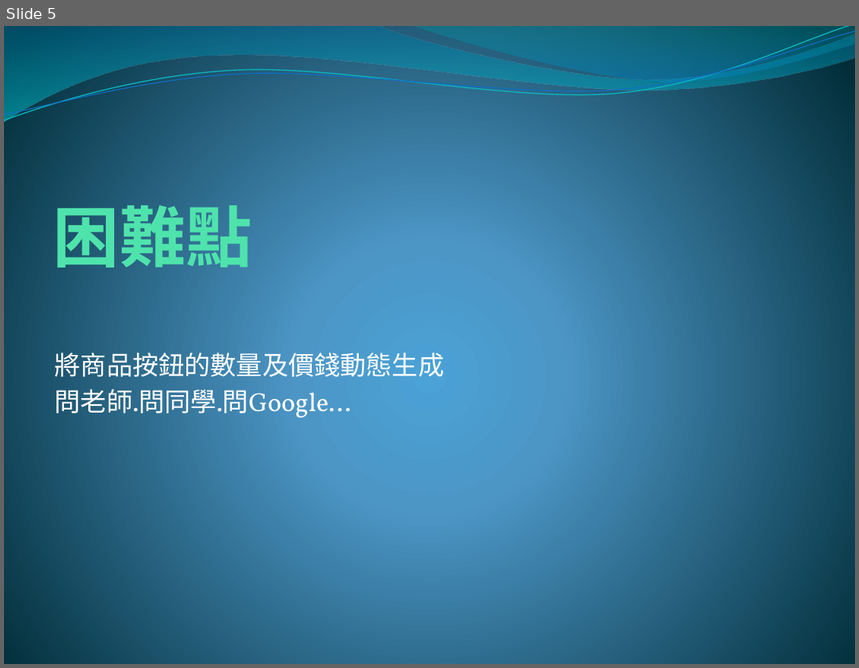
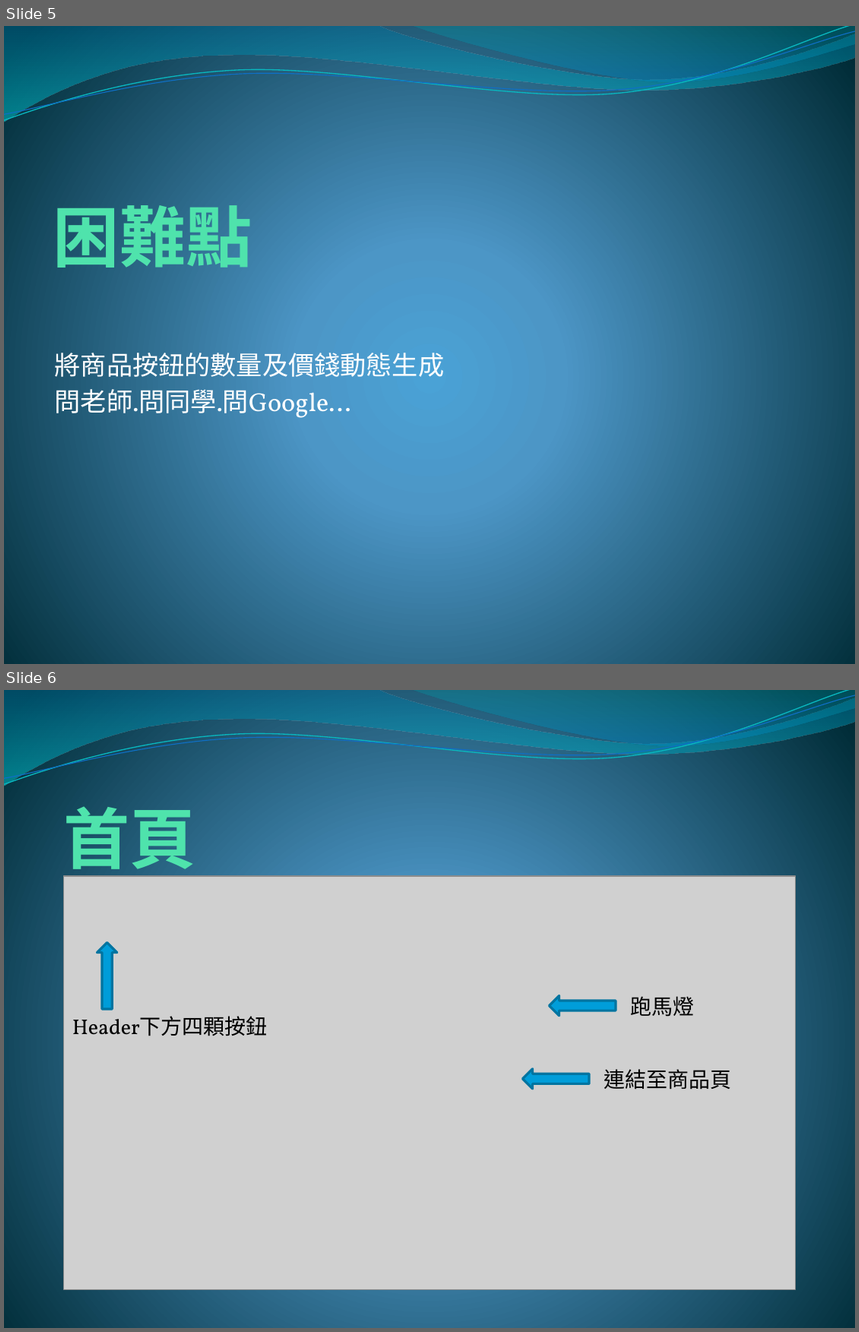
Before and after one commit to Youngdi/shopcar, a slide deck: 海鮮訂購網站.pptx. Shown one above the other, each under a label of ours: slide 5 before the commit, slides 5 and 6 after it. The pictures are 859x668 and 859x1332 pixels, drawn with LibreOffice and Linux fonts; fonts in the diff are those of the drawing; grey boxes stand for pictures. Boxes give left, top, right and bottom in pixels: in the first picture for what was removed or moved away, otherwise in the second. Text is boxed around its words. In the diff, an @@ line names an element or a change of style, - is before the commit and + after.

```diff
--- a/海鮮訂購網站.pptx
+++ b/海鮮訂購網站.pptx
@@ slide 6 added at (4,690,855,1328), background gradient #4AA0D6 to #4C98C7 to #002C38; not listed: 4 template elements that a slide beside it also shows @@
@@ title added at (64,796,196,879), 56 pt, text #50E3AC, bold @@
+首頁
@@ picture added at (63,876,794,1290) @@
@@ down arrow added at (97,943,116,1009), fill #009DD9, outline #0074A1 2 pt @@
@@ down arrow added at (549,996,616,1015), fill #009DD9, outline #0074A1 2 pt @@
@@ text added at (631,996,695,1017), 18 pt, text #000000 @@
+跑馬燈
@@ text added at (72,1016,268,1037), 18 pt, text #000000 @@
+Header下方四顆按鈕
@@ down arrow added at (523,1069,589,1089), fill #009DD9, outline #0074A1 2 pt @@
@@ text added at (604,1069,732,1090), 18 pt, text #000000 @@
+連結至商品頁
```
Also in this commit, not shown: 3 other slides added, 6 other files.
